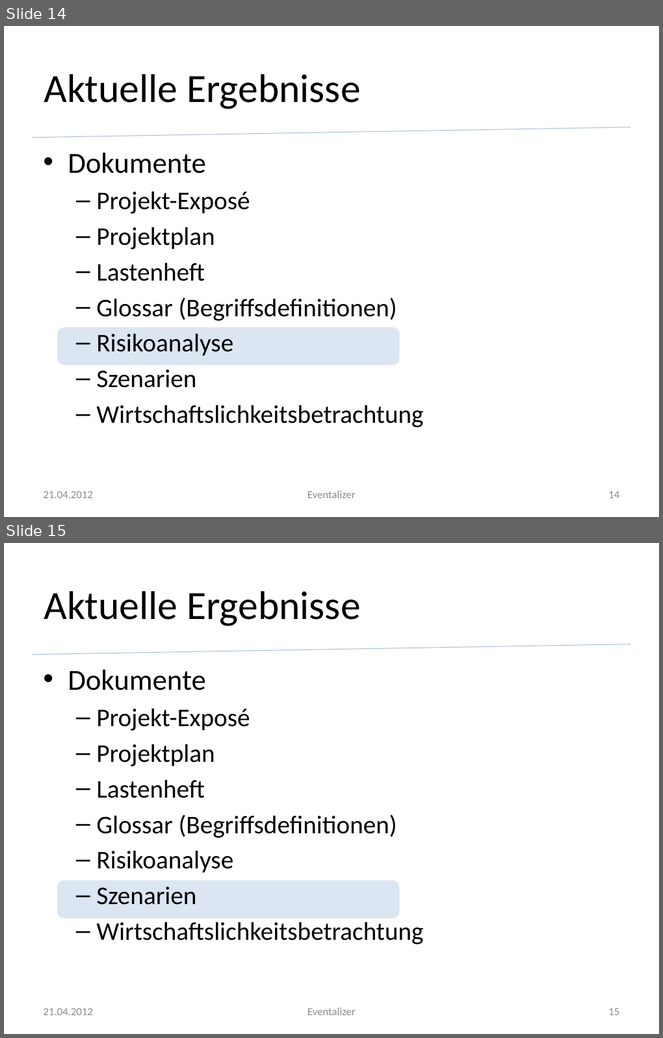
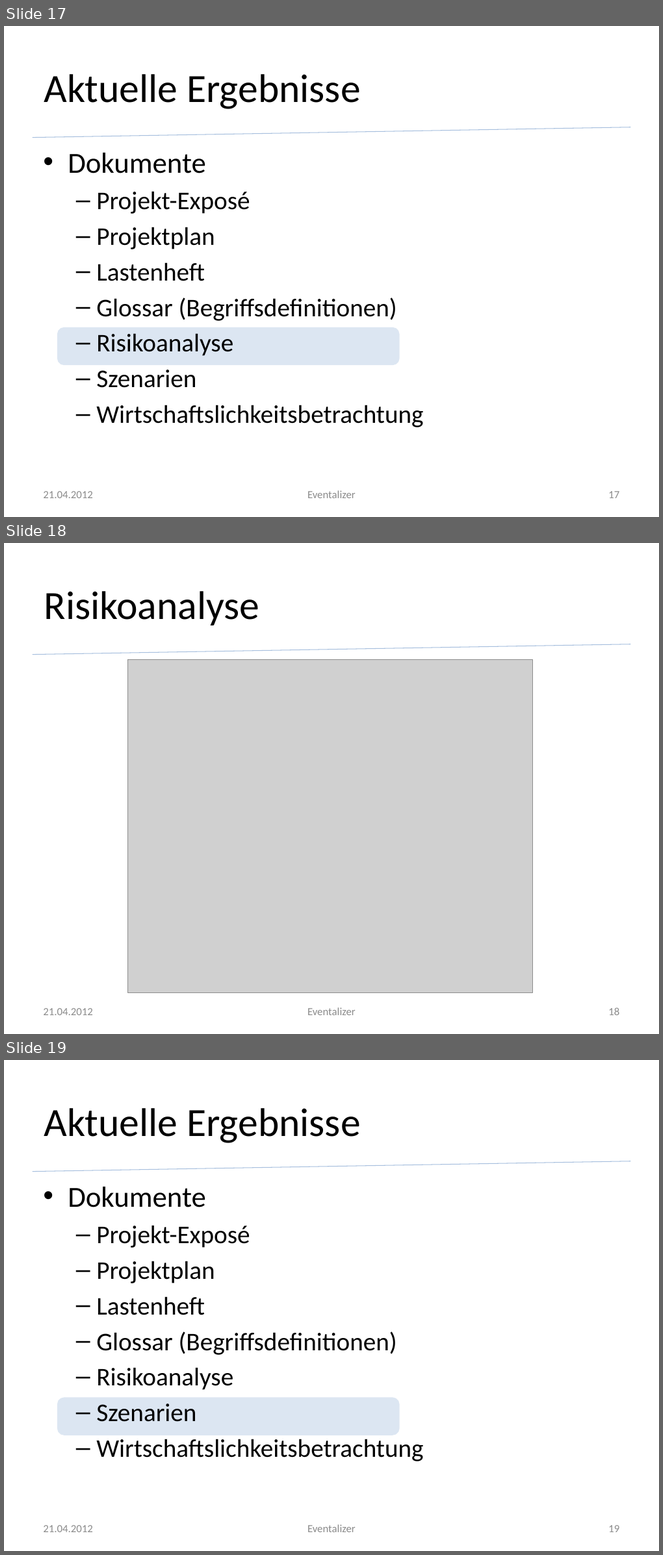
Before and after one commit to silkslostsoul/Eventalizer, a slide deck: Dokumente/Zwischenstand zum 2012 04 21.pptx. Shown one above the other, each under a label of ours: slides 14 and 15 before the commit, slides 17, 18 and 19 after it. The pictures are 663x1038 and 663x1555 pixels, drawn with LibreOffice and Linux fonts; fonts in the diff are those of the drawing; grey boxes stand for pictures; background and template pictures are left out. Boxes give left, top, right and bottom in pixels: in the first picture for what was removed or moved away, otherwise in the second. Text is boxed around its words. In the diff, an @@ line names an element or a change of style, - is before the commit and + after.

```diff
--- a/Dokumente/Zwischenstand zum 2012 04 21.pptx
+++ b/Dokumente/Zwischenstand zum 2012 04 21.pptx
@@ slide 18 added at <box>4,543,659,1034</box>, background #FFFFFF; not listed: 1 template element that a slide beside it also shows @@
@@ title added at <box>44,591,260,626</box>, 44 pt, text #000000 @@
+Risikoanalyse
@@ picture added at <box>128,659,532,993</box> @@
@@ text added at <box>43,1008,92,1016</box>, 12 pt, text #8C8C8C @@
+21.04.2012
@@ text added at <box>308,1008,356,1016</box>, 12 pt, text #8C8C8C @@
+Eventalizer
@@ page number added at <box>608,1008,620,1016</box>, 12 pt, text #8C8C8C @@
+18
@@ what was slide 14 is now slide 17 @@
@@ page number at <box>608,491,620,499</box>: text changed @@
-14
+17
@@ what was slide 15 is now slide 19 @@
@@ page number at <box>608,1525,620,1533</box>: text changed @@
-15
+19
```
Also in this commit, not shown: 4 slides changed, 5 other slides added, 5 other files.
